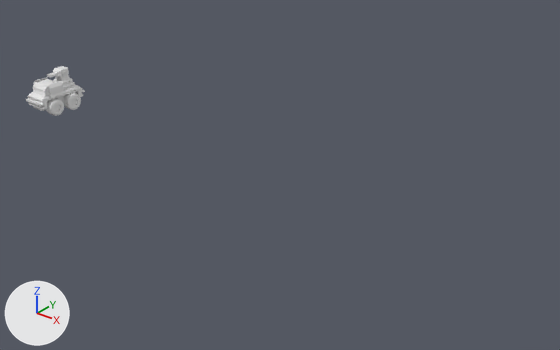
The Blender file mechanizedBrigade.blend as it was, and as the next commit left it.
Camera for both pictures: a camera (50 mm lens) standing at (10.8, -36.6, 22.6) and looking at (-19.7, 1.5, -1.0). The axes (+X, +Y, +Z) are drawn at lower left. The lights are the same throughout.

The first picture shows 'Car base.004', 'Cube.018', 'Cube.019', 'Cylinder.018', 'Wheels.011', 'Wheels.012'.
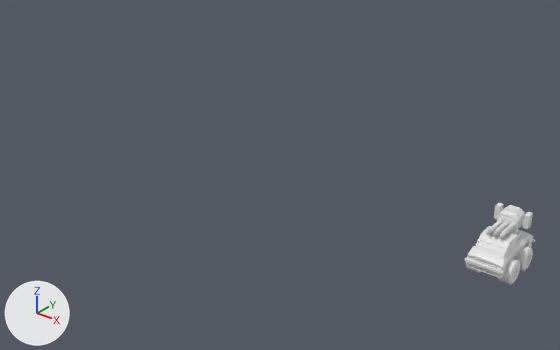
Commit message: Create the machine gun vehicle.

ob_wheels_empty_004 is not drawn itself; it is used by a modifier of ob_wheels_011, ob_wheels_012.
ob_wheels_empty_005 is not drawn itself; it is used by a modifier of ob_wheels_013, ob_wheels_014.

Changed parts and their boxes (x1, y1, x2, y2) in the pictures (560 x 350 px):
'Car base.004', moved: before (26, 85, 85, 110); after (465, 230, 535, 279)
'Cube.022', added: after (475, 226, 517, 259)
'Cube.018', moved, rescaled: before (33, 77, 64, 98); after (516, 230, 521, 238)
'Wheels.013', added: after (466, 246, 520, 285)
'Cube.020', added: after (497, 205, 525, 231)
'Cube.019', reshaped, moved, rescaled: before (53, 66, 75, 90); after (510, 230, 518, 234)
'Wheels.014', added: after (512, 246, 533, 271)
'Wheels.011', hidden: before (33, 98, 64, 116)
'Wheels.012', hidden: before (62, 93, 81, 110)
'Cube.023', added: after (494, 203, 533, 229)
'Cylinder.018', moved: before (49, 73, 57, 78); after (499, 222, 515, 239)
'Cylinder.016', moved, rescaled (not visible before): after (487, 219, 503, 235)
'Cylinder.017', moved (not visible before): after (493, 220, 509, 237)
'Cube.021', added: after (497, 217, 516, 230)

Edits to the bpy script that builds the scene:
```text
Add me_cube_035:
    me_cube_035.from_pydata(...)  # 16 vertices, 10 faces; spans x -1.0..1.0, y -1.0..1.0, z -1.0..1.0
Add me_cylinder_025:
    me_cylinder_025 = me_cylinder_024.copy(); me_cylinder_025.name = 'Cylinder.025'  # the mesh of ob_wheels_012
Add me_cube_043:
    me_cube_043.from_pydata([(0.506, 0.045, -0.035), (0.0, 0.045, -0.035), (0.0, 0.045, 0.5), (0.506, 0.045, 0.335), (0.341, 0.045, 0.5), (0.0, -0.043, -0.035), (0.506, -0.043, -0.035), (0.0, -0.043, 0.5), (0.341, -0.043, 0.5), (0.506, -0.043, 0.335)], [], [(0, 1, 2, 4, 3), (6, 9, 8, 7, 5), (0, 3, 9, 6), (3, 4, 8, 9), (1, 0, 6, 5), (4, 2, 7, 8)])
Change ob_car_base_004:
    ob_car_base_004.location: (-42.67, 0.0, 0.0) -> (-2.77, 0.0, 0.0)
Change ob_wheels_011:
    add ob_wheels_011.hide_set(True)  # its collection is switched off
Change ob_wheels_012:
    add ob_wheels_012.hide_set(True)  # its collection is switched off
Change ob_wheels_empty_004:
    add ob_wheels_empty_004.hide_set(True)  # its collection is switched off
Change ob_cube_018:
    ob_cube_018.location: (-42.67, -0.85, 0.89) -> (-2.77, 0.83, 0.68)
    ob_cube_018.scale: (0.831, 0.831, 0.452) -> (0.536, 0.536, 0.133)
Change ob_cube_019:
    ob_cube_019: bpy.data.objects.new('Cube.019', me_cube_029) -> bpy.data.objects.new('Cube.019', me_cube_035)
    ob_cube_019.location: (-42.67, 0.88, 0.64) -> (-2.77, 0.83, 1.03)
    ob_cube_019.scale: (0.779, 0.779, 0.16) -> (0.415, 0.415, 0.236)
Change ob_cylinder_016:
    ob_cylinder_016.location: (-42.84, -0.08, 1.84) -> (-3.07, 0.24, 1.55)
    ob_cylinder_016.scale: (0.0799, 0.111, 0.351) -> (0.176, 0.176, 0.176)
Change ob_cylinder_017:
    ob_cylinder_017.location: (-42.67, -0.08, 1.84) -> (-2.73, 0.24, 1.55)
Change ob_cylinder_018:
    ob_cylinder_018.location: (-42.5, -0.08, 1.84) -> (-2.38, 0.24, 1.55)
Add ob_wheels_empty_005:
    ob_wheels_empty_005 = bpy.data.objects.new('Wheels empty.005', None)
    ob_wheels_empty_005.location = (-2.767, 0.0, 0.0)
Add ob_wheels_014:
    ob_wheels_014 = bpy.data.objects.new('Wheels.014', me_cylinder_025)  # modifiers MIRROR
    ob_wheels_014.location = (-1.79, 0.85, -0.54)
    ob_wheels_014.rotation_euler = (0.0, 1.571, 0.0)  # degrees (0, 90, 0)
    ob_wheels_014.scale = (0.685, 0.685, 0.354)
Add ob_wheels_013:
    ob_wheels_013 = bpy.data.objects.new('Wheels.013', me_cylinder_025)  # modifiers MIRROR
    ob_wheels_013.location = (-1.79, -0.87, -0.54)
    ob_wheels_013.rotation_euler = (0.0, 1.571, 0.0)  # degrees (0, 90, 0)
    ob_wheels_013.scale = (0.685, 0.685, 0.354)
Add ob_cube_023:
    ob_cube_023 = bpy.data.objects.new('Cube.023', me_cube_046)  # 184 vertices, 174 faces; spans x -1.0..4.47, y -1.77..1.88, z -2.33..4.59; modifiers MIRROR
    ob_cube_023.location = (-2.14, 1.1, 1.57)
    ob_cube_023.scale = (0.0825, 0.125, 0.125)
Add ob_cube_020:
    ob_cube_020 = bpy.data.objects.new('Cube.020', me_cube_042)  # 57 vertices, 44 faces; spans x 0.0..0.561, y -0.506..0.604, z -0.105..0.878; modifiers MIRROR
    ob_cube_020.location = (-2.77, 0.83, 1.35)
Add ob_cube_022:
    ob_cube_022 = bpy.data.objects.new('Cube.022', me_cube_045)  # 46 vertices, 39 faces; spans x -1.0..1.0, y -1.0..1.0, z -1.0..1.0
    ob_cube_022.location = (-2.77, -0.85, 0.91)
    ob_cube_022.scale = (0.833, 0.833, 0.373)
Add ob_cube_021:
    ob_cube_021 = bpy.data.objects.new('Cube.021', me_cube_043)  # modifiers MIRROR
    ob_cube_021.location = (-2.77, 0.28, 1.35)
```
